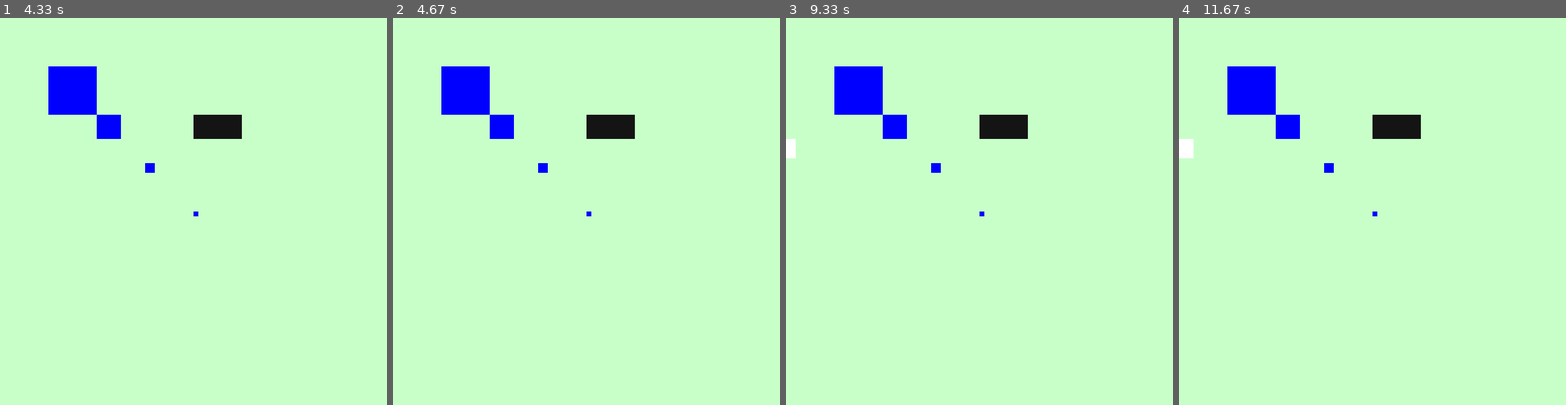
Above: before the commit, frames 1-4 (left to right).
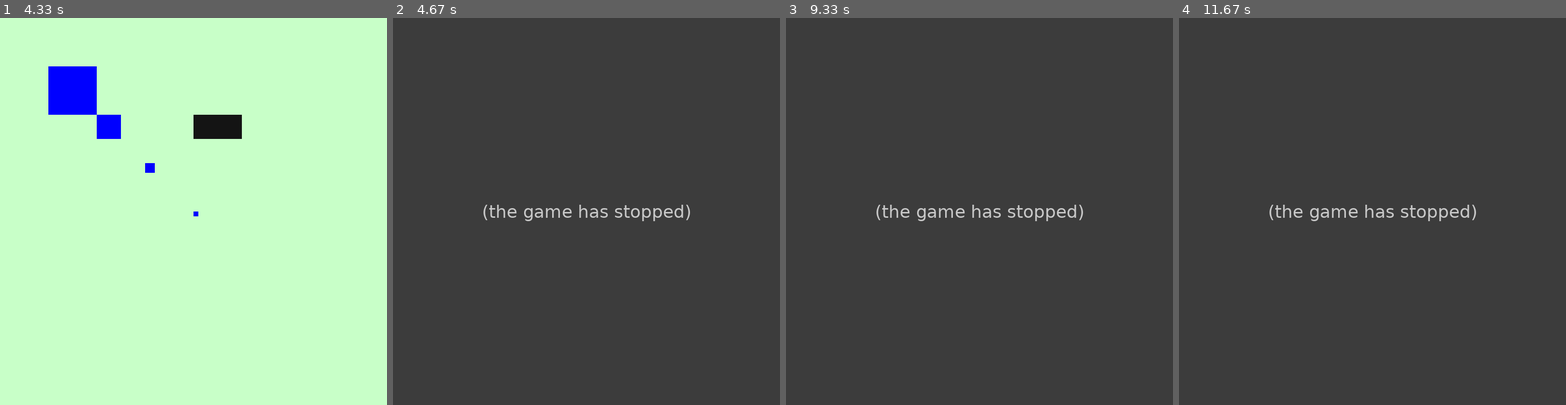
Above: after the commit, the same moments.

Repository: eee685/MyPygamePrototype
Game: pygame game, started from level1.py
Two runs of this game, one before a commit and one after it. Both use one fixed random seed, a clock stepped at 60 frames per second and the inputs below.
Inputs:
- Up to frame 1 (4.33 s): hold Left 0.33-0.87 s; hold Down 0.9-1.2 s; hold Left 1.23-1.63 s; hold Down 2.73-3.1 s
- Up to frame 2 (4.67 s): hold Right from 4.47 s (still down)
- Up to frame 3 (9.33 s): release Right at 4.93 s; hold Right from 9.1 s (still down)
- Up to frame 4 (11.67 s): release Right at 9.57 s; hold Left 9.6-10.13 s; hold Right from 11.33 s (still down)

Frame 1 is identical in both runs. In frame 2, 100% of the frame differs, in the area x 0-100%, y 0-100%; in frame 3, 100%; in frame 4, 100%.
After the commit the program exited at 4.65 s; later frames show no game.

Commit message:
Update level1.py
made it so that when the player is caught by the enemy sprite, the game loop stops to simulate it going back to level menu

Diff:
--- a/level1.py
+++ b/level1.py
@@ -96,6 +96,8 @@
         #check for collision with player sprite, if colliding with player then:
         if enemy_instance.check_for_collision(player_instance):
             print("game over")#need to add code to send player back to menu
+            running = False  # Exit the game loop
+
     #for debugging
     print(f"Player position: {player_instance.x_position}, {player_instance.y_position}")
     print(f"Block position after: {block.x_position}, {block.y_position}")
